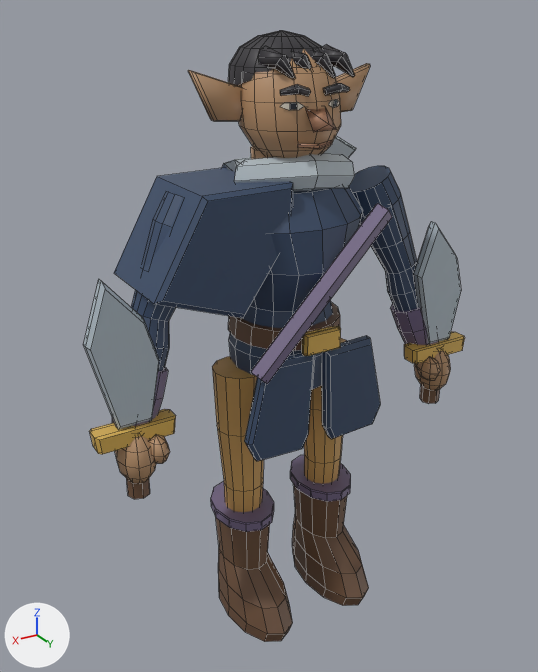
Two versions of the FBX model exports/heroes/wc_u_elf_rogue/SK_wc_u_elf_rogue.fbx, one commit apart.
Camera for both pictures: a camera (50 mm lens) standing at (1.174, 1.866, 1.945) and looking at (0.031, -0.04, 0.992). The lights are fixed; the arrows at lower left show +X, +Y and +Z. The older version comes first. Mesh edges are drawn as thin lines. Where no turn or scale is listed for an object, it has been applied to the vertices.

In view in the first picture: 'SK_wc_u_elf_rogue'.
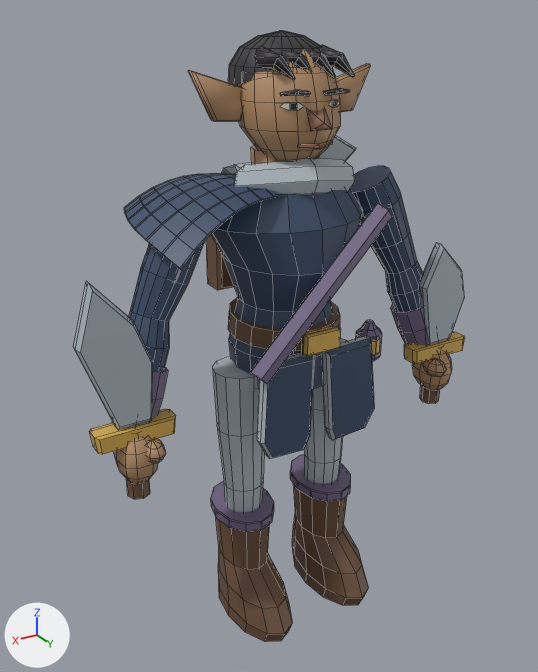
Location of each change, (x1, y1, x2, y2) in pixels of the pictures (538 x 672 px; the box of a moved part takes in the faces that stretch with it):
'SK_wc_u_elf_rogue', reshaped
    before: (83, 30, 465, 642)
    after: (73, 30, 465, 642)
part 1 of me_wc_tailoredgeometry_006, added (blue)
    after: (124, 173, 285, 269)
part 2 of me_wc_tailoredgeometry_006, added
    after: (356, 320, 382, 361)
part 3 of me_wc_tailoredgeometry_006, added (mostly hidden)
    after: (371, 339, 380, 355)
part 4 of me_wc_tailoredgeometry_006, moved or reshaped
    before: (83, 44, 355, 429)
    after: (73, 44, 355, 429)
part 5 of me_wc_tailoredgeometry_006, moved or reshaped
    before: (413, 221, 461, 391)
    after: (412, 242, 464, 390)
part 6 of me_wc_tailoredgeometry_006, moved or reshaped
    before: (115, 435, 170, 484)
    after: (113, 437, 166, 484)
part 7 of me_wc_tailoredgeometry_006, moved or reshaped
    before: (245, 344, 380, 461)
    after: (257, 344, 374, 459)
part 8 of me_wc_tailoredgeometry_006, surface changed (brown to grey)
    both: (212, 336, 370, 512)

The change, as a list of edits to the scene's bpy script:
```text
Change me_wc_tailoredgeometry_006:
    used by ob_sk_wc_u_elf_rogue; location = (0.0, 0.0, 0.0)
    remove me_wc_tailoredgeometry_006.from_pydata(...)  # 1728 vertices, 1408 faces; spans x -0.68..0.68, y -0.3..0.28, z 0.02..1.91
    add me_wc_tailoredgeometry_006.from_pydata(...)  # 1906 vertices, 1575 faces; spans x -0.68..0.7, y -0.3..0.28, z 0.02..1.91
    me_wc_tailoredgeometry_006 part 1: a new loose piece of 126 vertices spanning x 0.07..0.47, y -0.2..0.19, z 1.35..1.53, in mat_m_wc_u_elf_rogue
    me_wc_tailoredgeometry_006 part 2: a new loose piece of 40 vertices spanning x -0.28..-0.19, y 0.1..0.18, z 0.92..1.05, in mat_m_wc_u_elf_rogue
    me_wc_tailoredgeometry_006 part 3: a new loose piece of 32 vertices spanning x -0.27..-0.2, y 0.1..0.18, z 0.94..1.01, in mat_m_wc_u_elf_rogue
    me_wc_tailoredgeometry_006 part 4: 124 vertices moved from x -0.17..0.67, y -0.16..0.21, z 1.07..1.87 to x -0.14..0.7, y -0.18..0.19, z 1.07..1.87; 53 vertices removed from x -0.17..0.49, y -0.18..0.16, z 1.16..1.87; 33 vertices added at x -0.17..0.19, y -0.16..0.18, z 1.43..1.86
    me_wc_tailoredgeometry_006 part 5: 116 vertices moved from x -0.65..-0.45, y 0.03..0.19, z 0.71..1.33 to x -0.67..-0.47, y 0.03..0.2, z 0.71..1.26; 3 vertices removed from x -0.51, y 0.09..0.14, z 0.82..0.86; 3 vertices added at x -0.55..-0.53, y 0.11..0.15, z 0.82..0.85
    me_wc_tailoredgeometry_006 part 6: 100 vertices moved from x 0.47..0.61, y 0.03..0.19, z 0.71..0.88 to x 0.49..0.61, y 0.03..0.2, z 0.71..0.87; 3 vertices removed from x 0.51, y 0.09..0.14, z 0.82..0.86; 3 vertices added at x 0.53..0.55, y 0.11..0.15, z 0.82..0.85
    me_wc_tailoredgeometry_006 part 7: 32 vertices moved from x -0.25..0.25, y 0.17..0.21, z 0.7..0.78 to x -0.21..0.21, y 0.17..0.23, z 0.7..0.78
    me_wc_tailoredgeometry_006 part 8: 133 kept faces spanning x -0.25..0.25, y -0.09..0.23, z 0.13..1.52 get new texture (UV) coordinates
```
